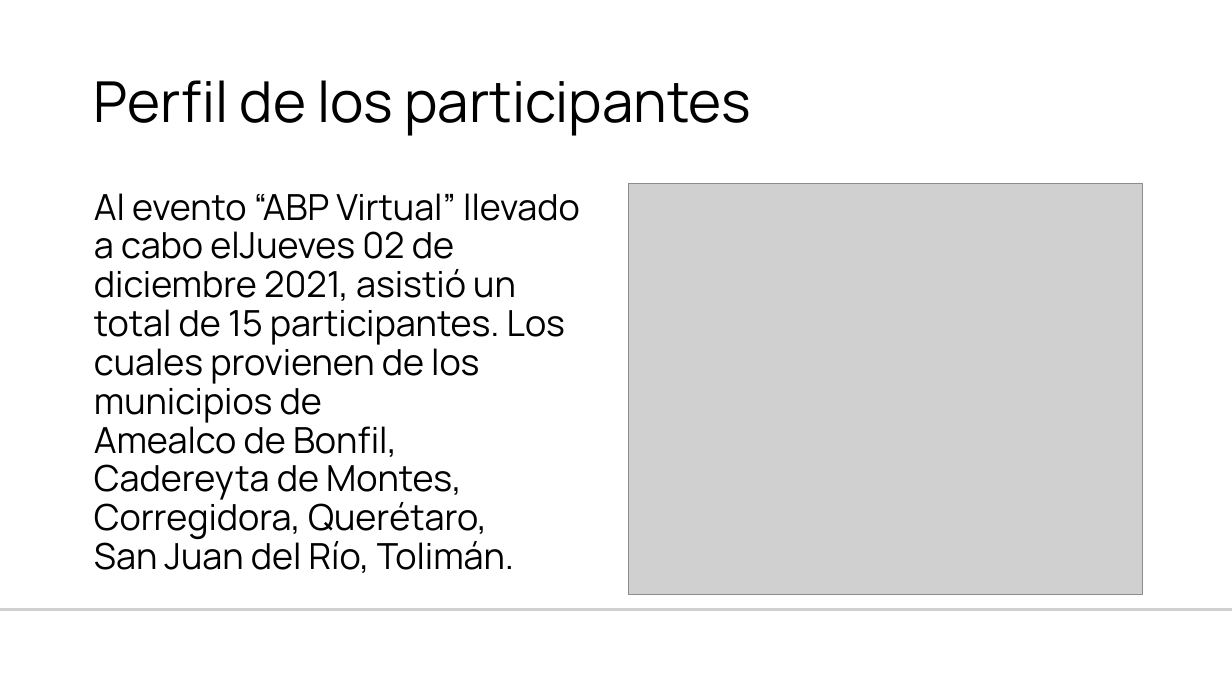
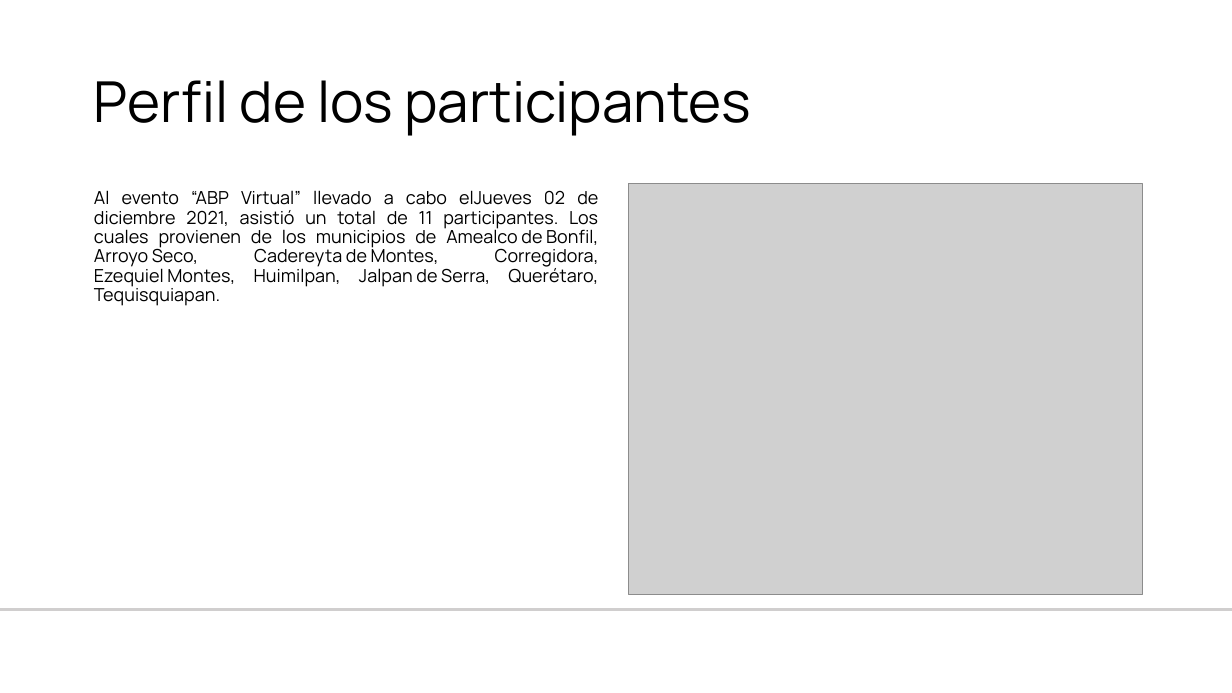
Before and after one commit to morant-consultores/abpvirtualr, a slide deck: slide 2 of Registro/Pres/registro.pptx. Drawn at 1232x693 pixels with LibreOffice and Linux fonts; fonts in the diff are those of the drawing; grey boxes stand for pictures; background and template pictures are left out. Boxes give left, top, right and bottom in pixels: in the first picture for what was removed or moved away, otherwise in the second. Text is boxed around its words. In the diff, an @@ line names an element or a change of style, - is before the commit and + after.

```diff
--- a/Registro/Pres/registro.pptx
+++ b/Registro/Pres/registro.pptx
@@ text at box(94, 190, 599, 306): text changed; size 28 to 14 pt @@
-Al evento “ABP Virtual” llevado a cabo elJueves 02 de diciembre 2021, asistió un total de 15 participantes. Los cuales provienen de los municipios de Amealco de Bonfil, Cadereyta de Montes, Corregidora, Querétaro, San Juan del Río, Tolimán.
+Al evento “ABP Virtual” llevado a cabo elJueves 02 de diciembre 2021, asistió un total de 11 participantes. Los cuales provienen de los municipios de Amealco de Bonfil, Arroyo Seco, Cadereyta de Montes, Corregidora, Ezequiel Montes, Huimilpan, Jalpan de Serra, Querétaro, Tequisquiapan.
```
Also in this commit, not shown: 2 other files.
